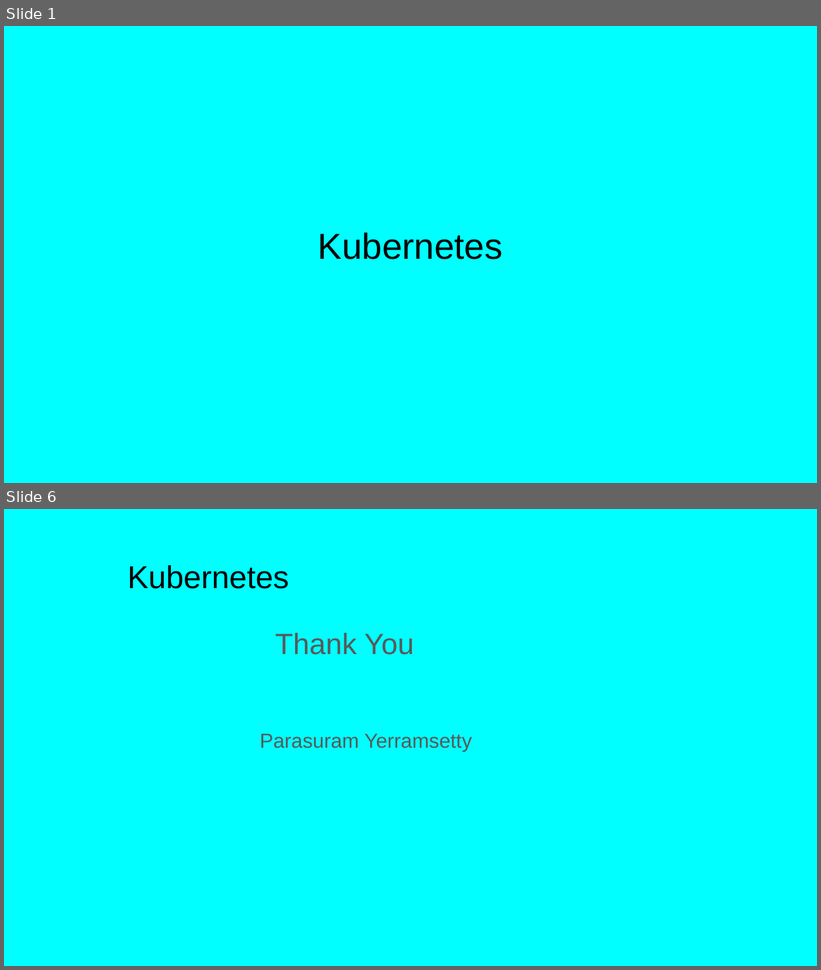
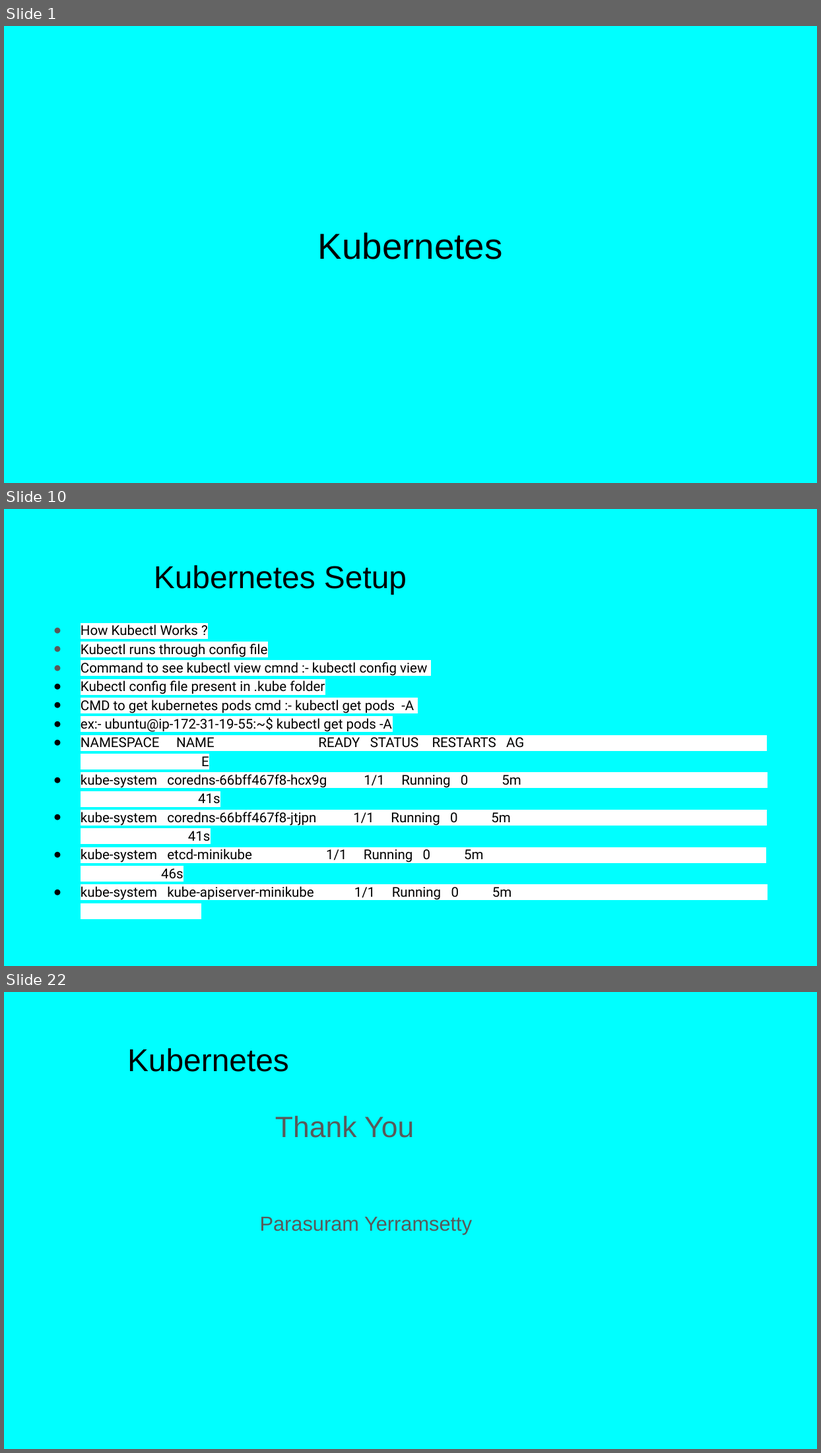
Before and after one commit to Balaji504/DevOpsProject, a slide deck: docs/Kubernetes.pptx. Shown one above the other, each under a label of ours: slides 1 and 6 before the commit, slides 1, 10 and 22 after it; the slides between them are not shown. The pictures are 821x970 and 821x1453 pixels, drawn with LibreOffice and Linux fonts; fonts in the diff are those of the drawing. Boxes give left, top, right and bottom in pixels: in the first picture for what was removed or moved away, otherwise in the second. Text is boxed around its words. In the diff, an @@ line names an element or a change of style, - is before the commit and + after.

Commit message:
Deploy springboot using kubernetes
Deploy springboot using kubernetes

```diff
--- a/docs/Kubernetes.pptx
+++ b/docs/Kubernetes.pptx
@@ slide 10 added at <box>4,509,817,966</box>, background #00FFFF @@
@@ title added at <box>154,565,407,594</box>, 28 pt, text #000000 @@
+Kubernetes Setup
@@ text added at <box>81,623,524,901</box>, 12 pt, text #000000 @@
+● How Kubectl Works ?
+● Kubectl runs through config file
+● Command to see kubectl view cmnd :- kubectl config view
+● Kubectl config file present in .kube folder
+● CMD to get kubernetes pods cmd :- kubectl get pods -A
+● ex:- ubuntu@ip-172-31-19-55:~$ kubectl get pods -A
+● NAMESPACE NAME READY STATUS RESTARTS AG E
+● kube-system coredns-66bff467f8-hcx9g 1/1 Running 0 5m 41s
+● kube-system coredns-66bff467f8-jtjpn 1/1 Running 0 5m 41s
+● kube-system etcd-minikube 1/1 Running 0 5m 46s
+● kube-system kube-apiserver-minikube 1/1 Running 0 5m
@@ what was slide 6 is now slide 22 @@
```
Also in this commit, not shown: 4 slides changed, 15 other slides added, 2 other files.
